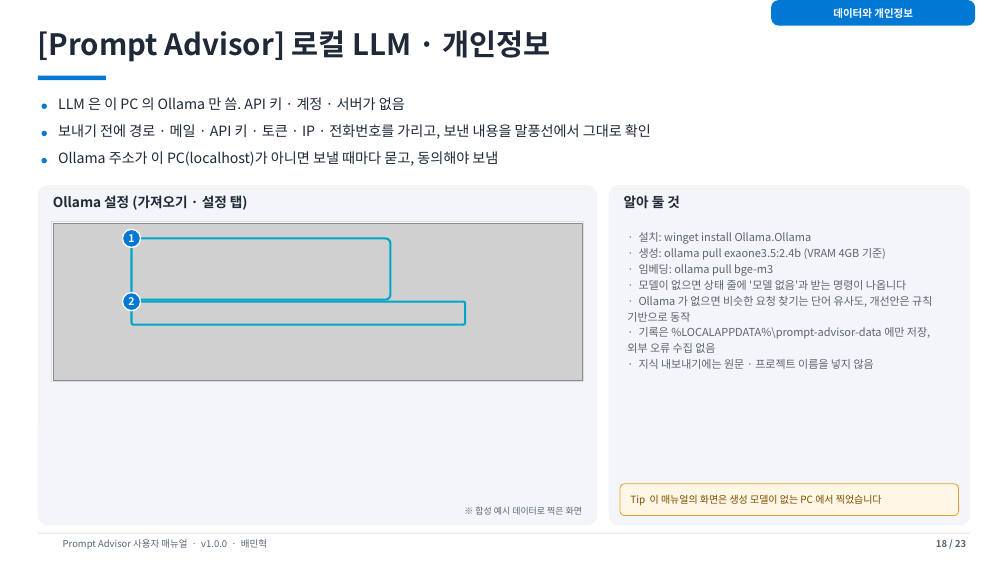
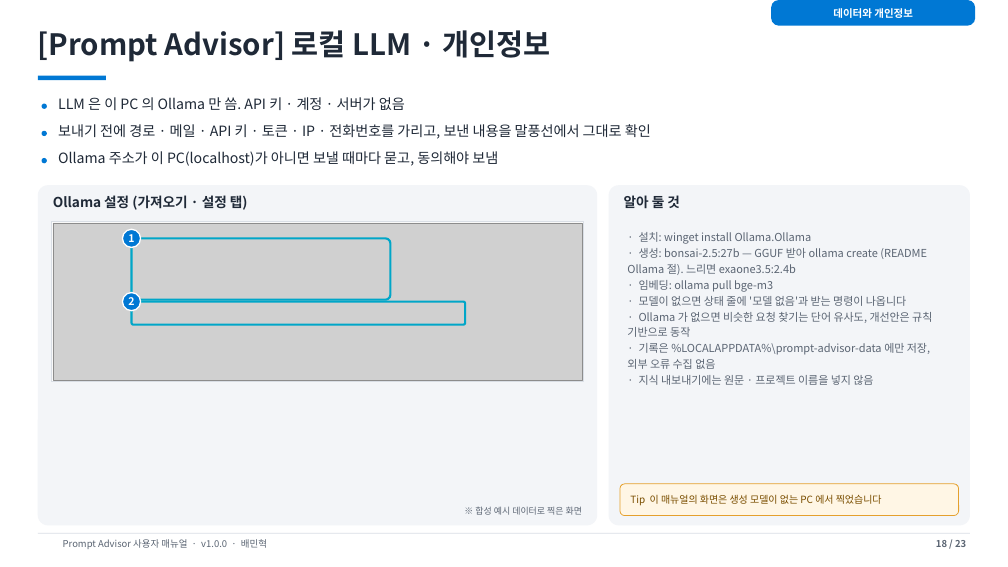
Before and after one commit to mhbae-semi-lab/prompt-advisor, a slide deck: slide 18 of docs/manual/Prompt-Advisor-User-Manual-ko.pptx. Drawn at 1008x567 pixels with LibreOffice and Linux fonts; fonts in the diff are those of the drawing; grey boxes stand for pictures; background and template pictures are left out. Boxes give left, top, right and bottom in pixels: in the first picture for what was removed or moved away, otherwise in the second. Text is boxed around its words. In the diff, an @@ line names an element or a change of style, - is before the commit and + after.

```diff
--- a/docs/manual/Prompt-Advisor-User-Manual-ko.pptx
+++ b/docs/manual/Prompt-Advisor-User-Manual-ko.pptx
@@ text at <box>627,248,927,275</box>: text changed @@
-· 생성: ollama pull exaone3.5:2.4b (VRAM 4GB 기준)
+· 생성: bonsai-2.5:27b — GGUF 받아 ollama create (README Ollama 절). 느리면 exaone3.5:2.4b
```
Also in this commit, not shown: 1 other slide changed, 11 other files.
